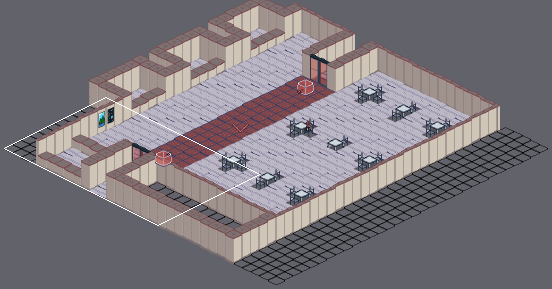
One commit to this Tiled map: scratch/floor2-cafeteria.tmx. Above, an overview of the earlier version with the close-up marked.
Close-up. The starting point:
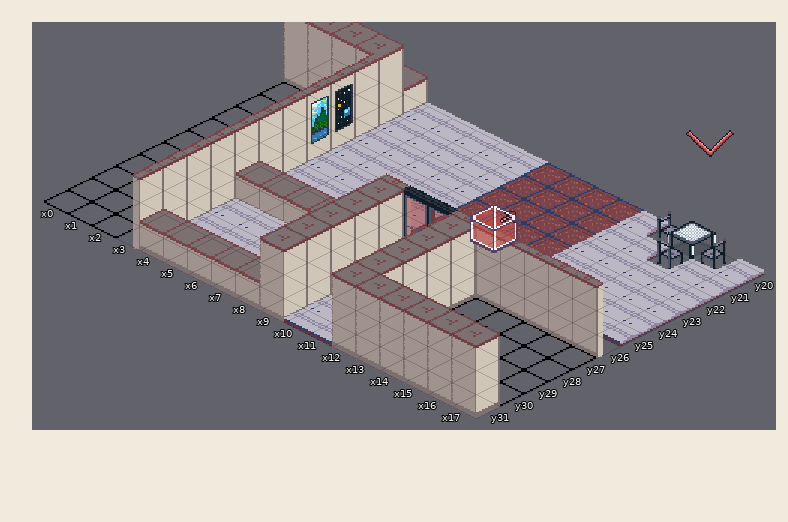
Cells are 32x16 px. Isometric: x runs down to the right, y down to the left. Shown: x 0..17, y 20..31. The commit also changed other parts of the map, which this record leaves out. Tiles whose own drawing changed are shown in their newer look in all pictures.
Now the later version:
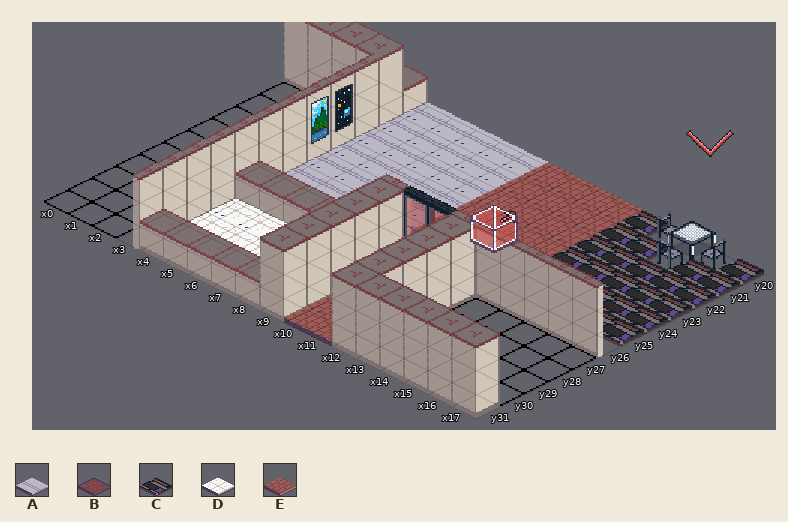
Key: from "floors": A 1, B 7, C 8, D 9, E 11.
_ is an empty cell.
Difference:
Layer "Tiles":
y 20: x 9..13 BBBBA -> EEEEC; x 17 A -> C
y 21: x 9..14 BBBBAA -> EEEECC; x 16..17 AA -> CC
y 22..23: x 9..17 BBBBAAAAA -> EEEECCCCC
y 24: x 9..17 BBAAAAAAA -> EECCCCCCC
y 25: x 9 B -> E; x 16..17 AA -> CC
y 28: x 4..6 AAA -> DDD
y 29: x 4..7 AAAA -> DDDD
y 30: x 4..7 AAAA -> DDDD; x 10 A -> E
y 31: x 10..11 AA -> EE
Where, in picture pixels (left, top, right, bottom), the same in both close-ups:
changed: (411, 163, 764, 343)
changed: (191, 199, 332, 341)
